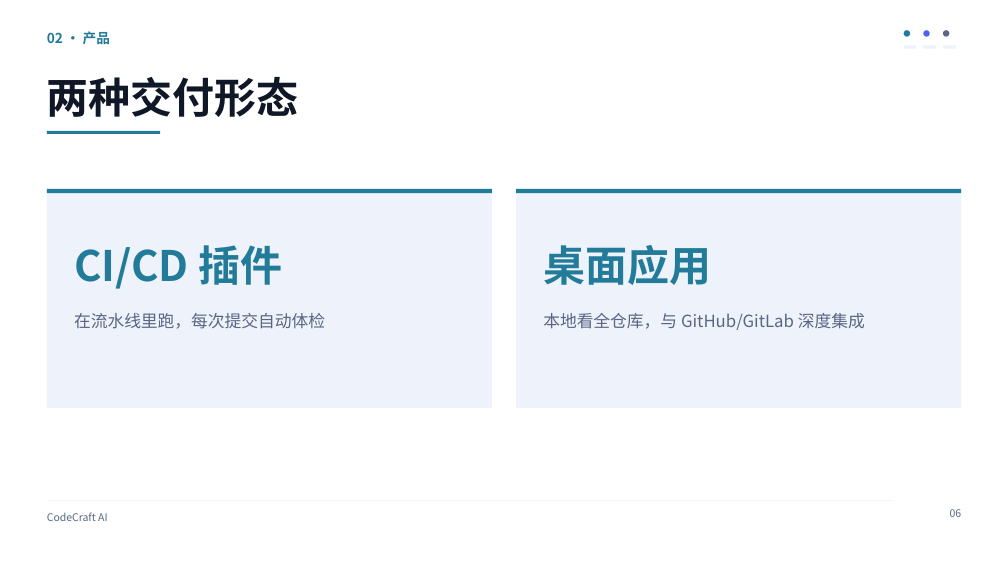
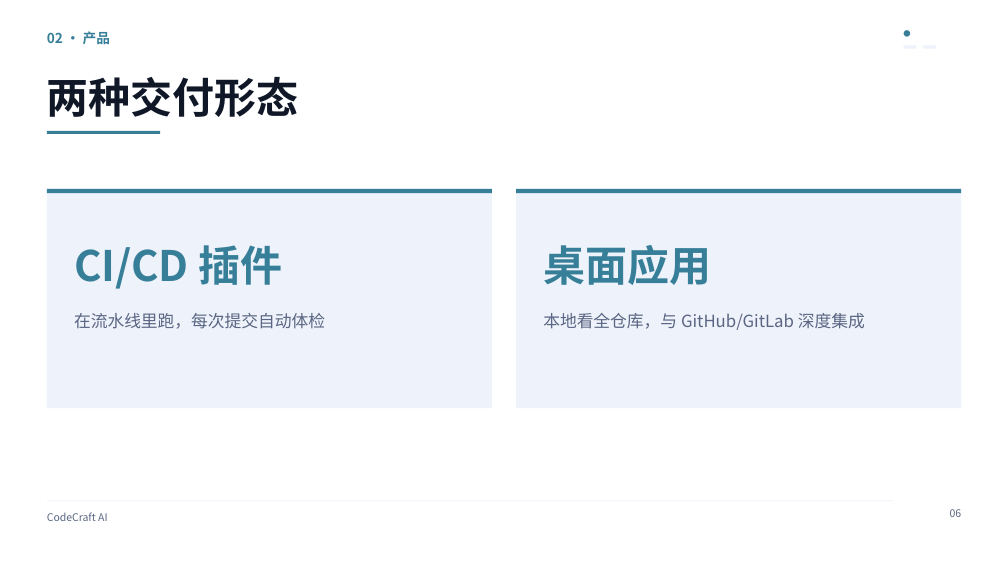
Before and after one commit to ThisZhouS/pptx, a slide deck: slide 6 of pptx-skill/examples/codecraft-style-compact.pptx. Drawn at 1008x567 pixels with LibreOffice and Linux fonts; fonts in the diff are those of the drawing. Boxes give left, top, right and bottom in pixels: in the first picture for what was removed or moved away, otherwise in the second. Text is boxed around its words. In the diff, an @@ line names an element or a change of style, - is before the commit and + after.

```diff
--- a/pptx-skill/examples/codecraft-style-compact.pptx
+++ b/pptx-skill/examples/codecraft-style-compact.pptx
@@ ellipse removed at [923,30,930,37] @@
@@ ellipse removed at [943,30,950,37] @@
@@ rectangle removed at [943,45,956,48] @@
@@ fill #227B99 to #377F99 in 4 elements at [47,189,492,194], [516,189,962,194], [904,30,910,37], [47,131,160,134] @@
@@ text colour #227B99 to #377F99 in 3 elements at [47,31,110,45], [74,245,282,289], [543,245,711,285] @@
```
Also in this commit, not shown: 8 other slides changed, 17 other files.
